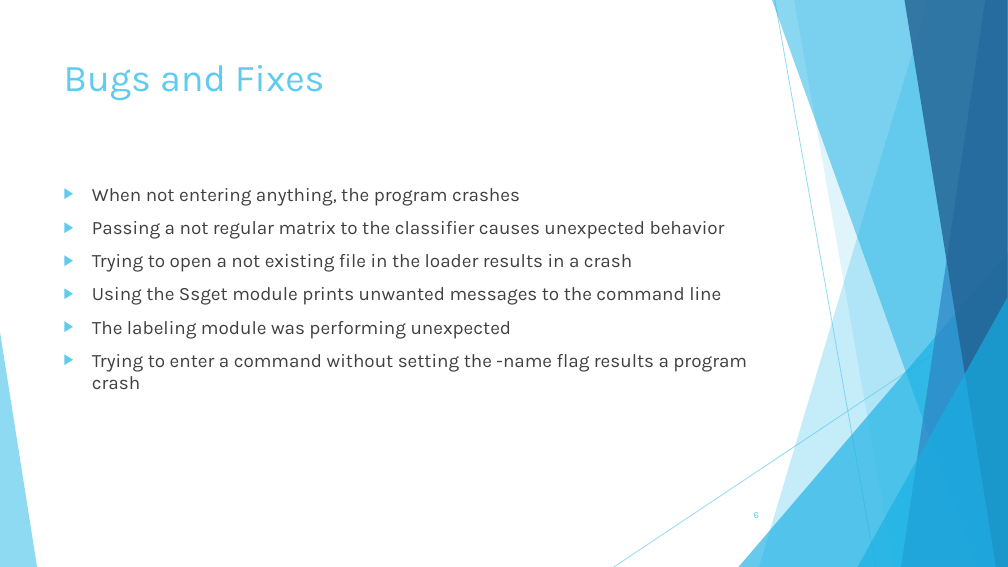
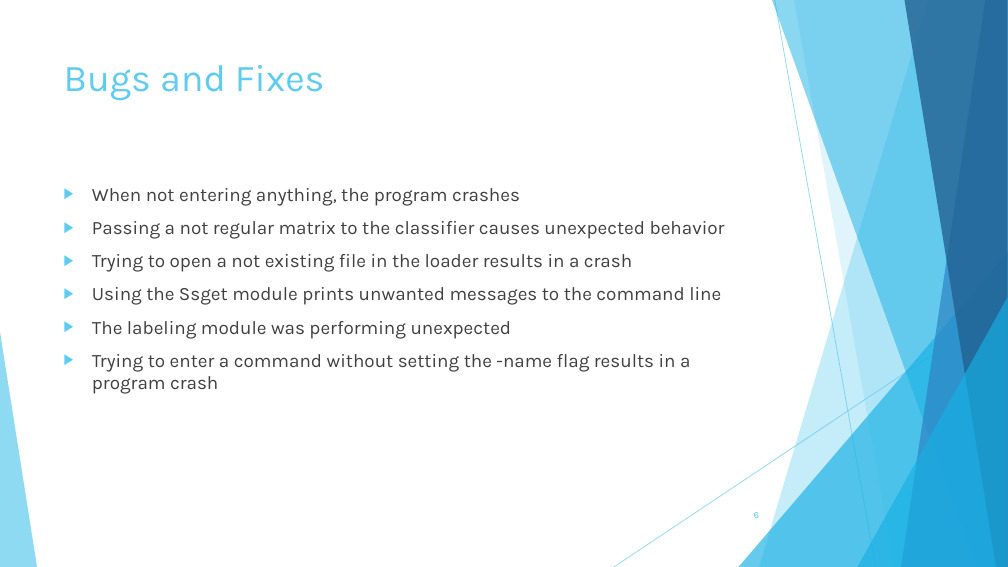
Before and after one commit to TheSlimvReal/PSE---LA-meets-ML, a slide deck: slide 6 of TestReport/Test_report_presentation.pptx. Drawn at 1008x567 pixels with LibreOffice and Linux fonts; fonts in the diff are those of the drawing. Boxes give left, top, right and bottom in pixels: in the first picture for what was removed or moved away, otherwise in the second. Text is boxed around its words. In the diff, an @@ line names an element or a change of style, - is before the commit and + after.

```diff
--- a/TestReport/Test_report_presentation.pptx
+++ b/TestReport/Test_report_presentation.pptx
@@ text at <box>92,354,690,394</box>: text changed @@
-▶ Trying to enter a command without setting the -name flag results a program crash
+▶ Trying to enter a command without setting the -name flag results in a program crash
```
Also in this commit, not shown: 2 other files.
